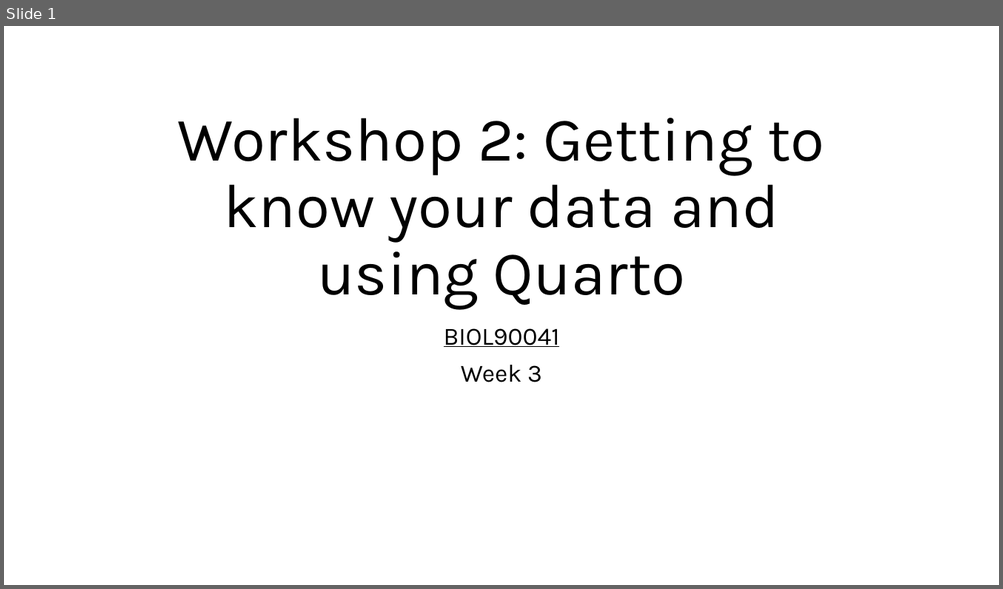
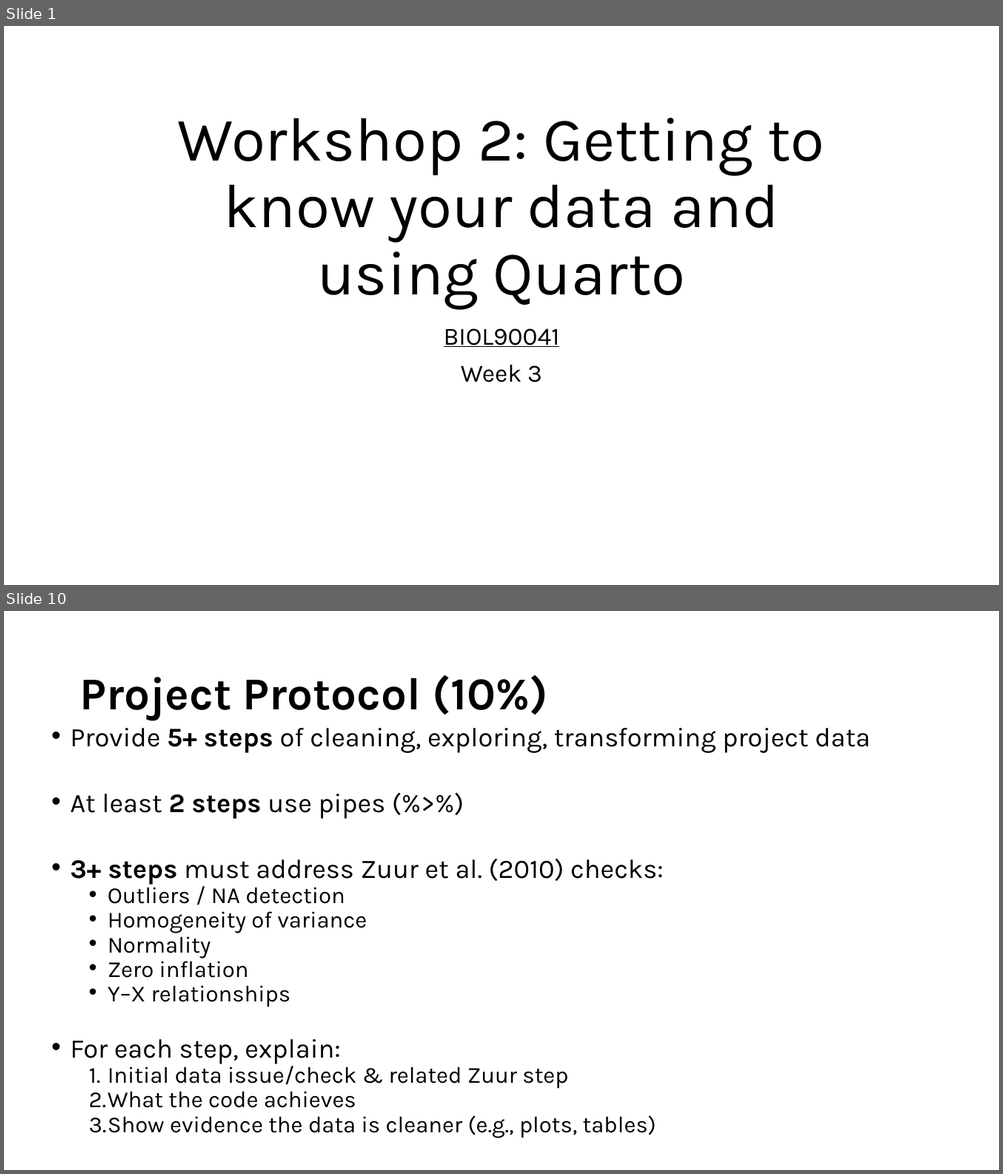
Before and after one commit to kris-wild/BIOL90041, a slide deck: Week_3/Workshop/Workshop_2.pptx. Shown one above the other, each under a label of ours: slide 1 before the commit, slides 1 and 10 after it; the slides between them are not shown. The pictures are 1003x589 and 1003x1174 pixels, drawn with LibreOffice and Linux fonts; fonts in the diff are those of the drawing. Boxes give left, top, right and bottom in pixels: in the first picture for what was removed or moved away, otherwise in the second. Text is boxed around its words. In the diff, an @@ line names an element or a change of style, - is before the commit and + after.

```diff
--- a/Week_3/Workshop/Workshop_2.pptx
+++ b/Week_3/Workshop/Workshop_2.pptx
@@ slide 10 added at [4, 611, 999, 1170], background #FFFFFF @@
@@ title added at [79, 675, 549, 721], 44 pt, text #000000, bold @@
+Project Protocol (10%)
@@ text added at [70, 728, 870, 1138], 22.2 pt, text #000000 @@
+• Provide 5+ steps of cleaning, exploring, transforming project data
+• At least 2 steps use pipes (%>%)
+• 3+ steps must address Zuur et al. (2010) checks:
+  • Outliers / NA detection
+  • Homogeneity of variance
+  • Normality
+  • Zero inflation
+  • Y–X relationships
+• For each step, explain:
+  1. Initial data issue/check & related Zuur step
+  2. What the code achieves
+  3. Show evidence the data is cleaner (e.g., plots, tables)
```
Also in this commit, not shown: 1 slide changed, 10 other slides added, 21 other files.
